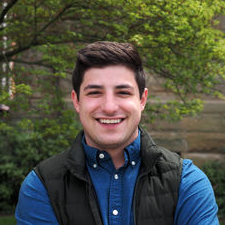
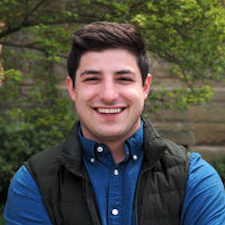
Two versions of the same layered image (225 × 225). Layer-by-layer changes:
painted on "Pasted Layer" over [0, 0, 225, 225]
